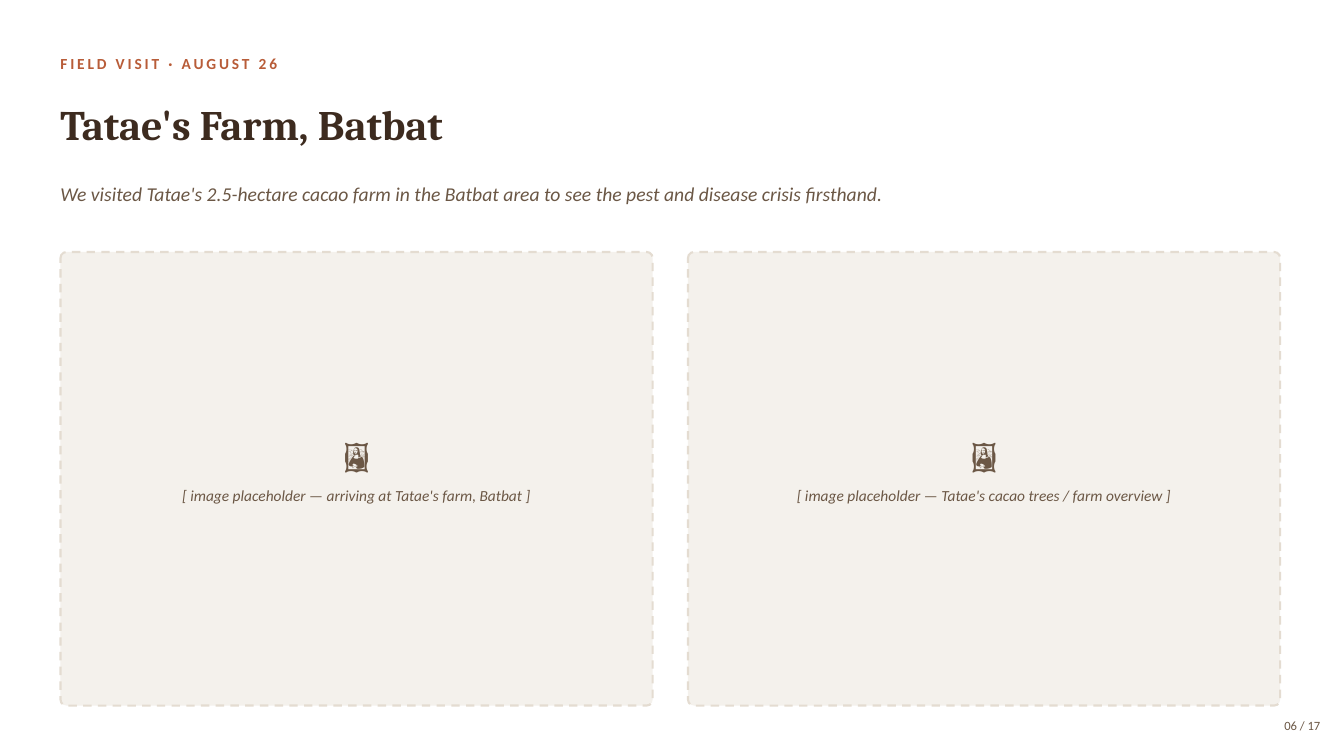
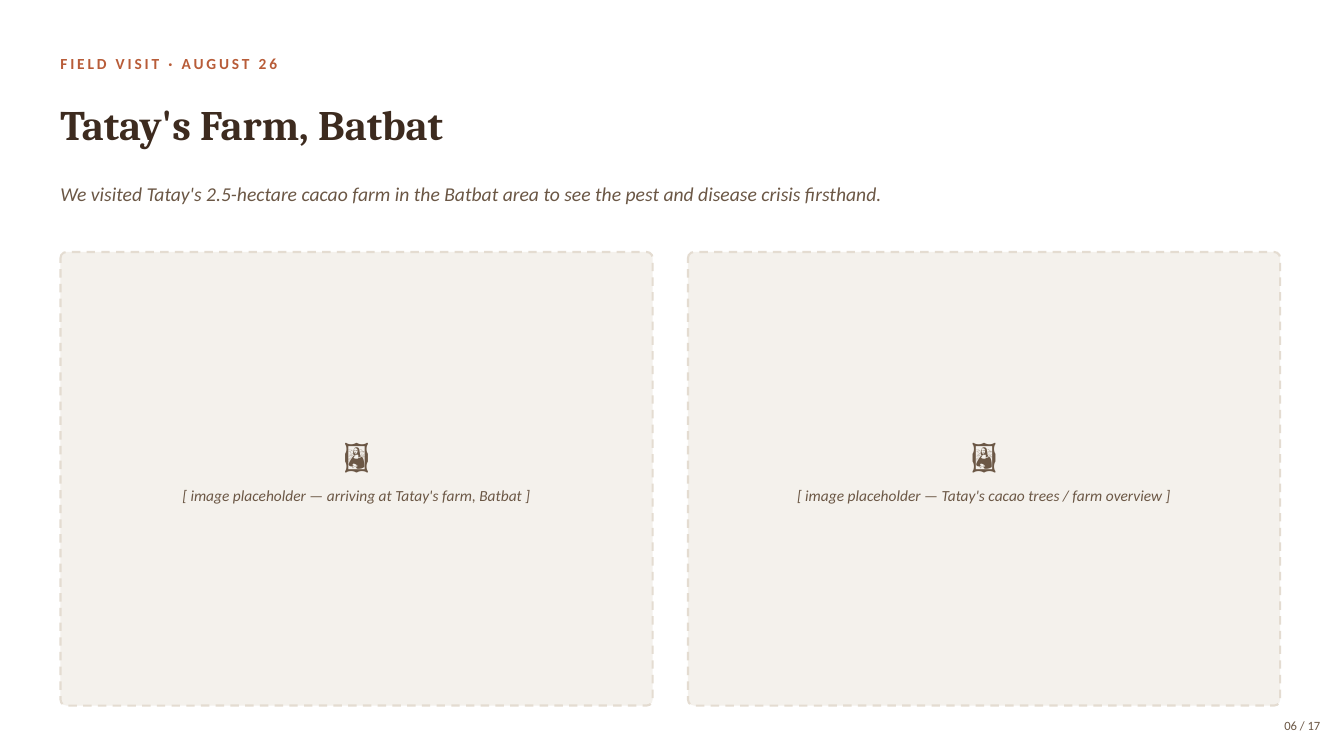
Before and after one commit to Abdullah-Nasir-Chowdhury/cacao-bicol-field-tools, a slide deck: slide 6 of Bicol-Cacao-Pitch.pptx. Drawn at 1344x756 pixels with LibreOffice and Linux fonts; fonts in the diff are those of the drawing. Boxes give left, top, right and bottom in pixels: in the first picture for what was removed or moved away, otherwise in the second. Text is boxed around its words. In the diff, an @@ line names an element or a change of style, - is before the commit and + after.

```diff
--- a/Bicol-Cacao-Pitch.pptx
+++ b/Bicol-Cacao-Pitch.pptx
@@ text at (60,110,443,150): text changed @@
-Tatae's Farm, Batbat
+Tatay's Farm, Batbat
@@ text at (60,187,881,204): text changed @@
-We visited Tatae's 2.5-hectare cacao farm in the Batbat area to see the pest and disease crisis firsthand.
+We visited Tatay's 2.5-hectare cacao farm in the Batbat area to see the pest and disease crisis firsthand.
@@ text at (191,490,521,504): text changed @@
-[ image placeholder — arriving at Tatae's farm, Batbat ]
+[ image placeholder — arriving at Tatay's farm, Batbat ]
@@ text at (805,490,1162,504): text changed @@
-[ image placeholder — Tatae's cacao trees / farm overview ]
+[ image placeholder — Tatay's cacao trees / farm overview ]
```
Also in this commit, not shown: 8 other slides changed, 16 other files.
